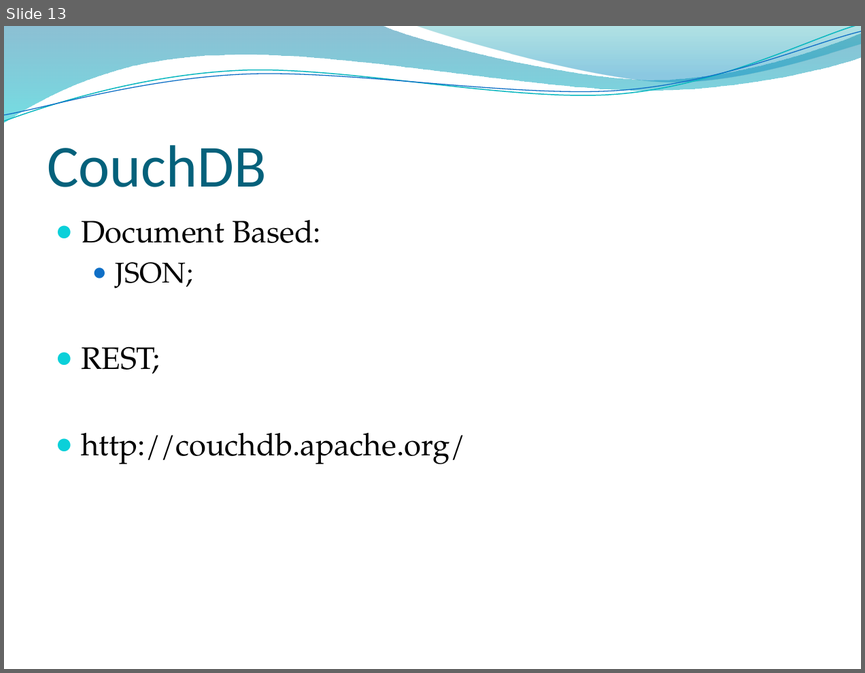
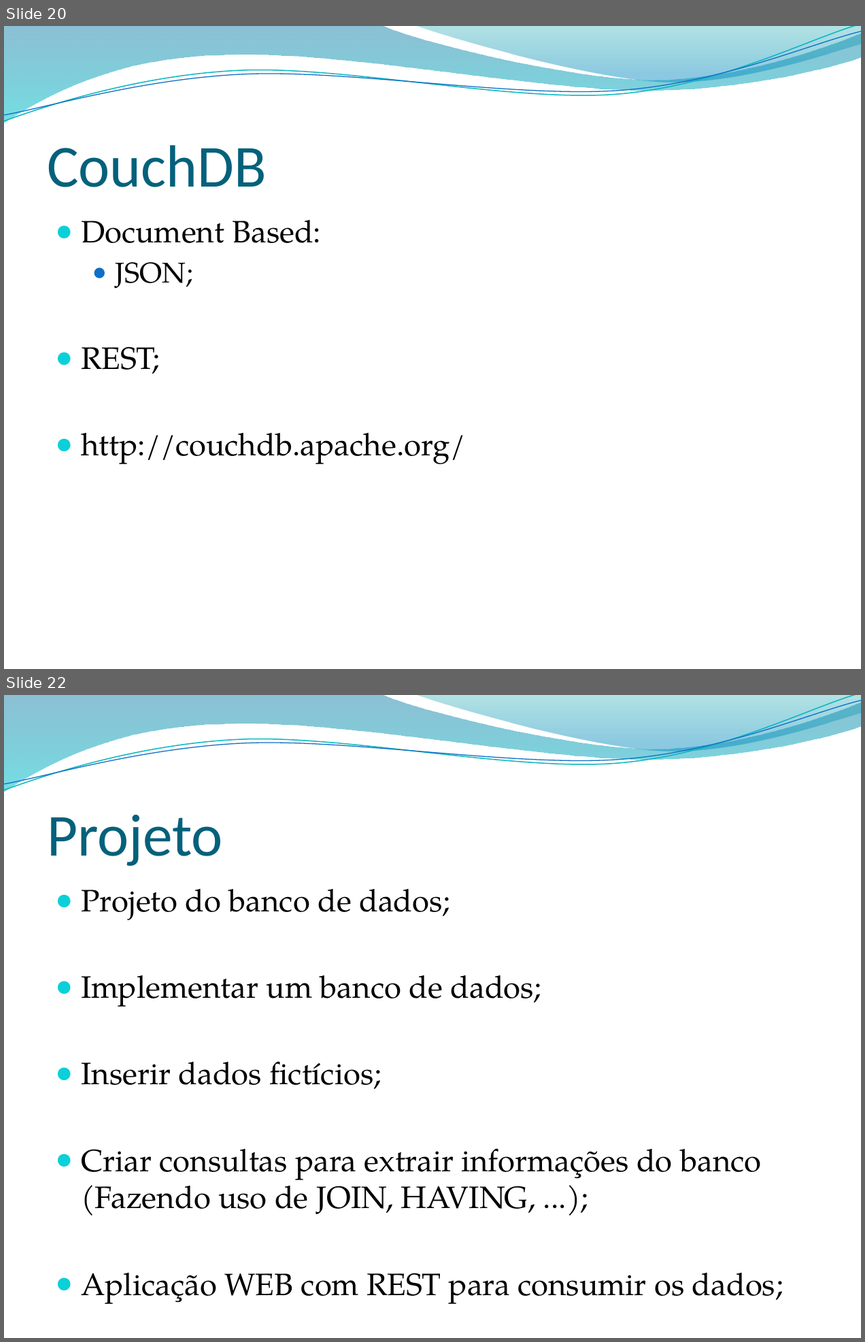
Before and after one commit to leonardopordeus/BD, a slide deck: Aula04.pptx. Shown one above the other, each under a label of ours: slide 13 before the commit, slides 20 and 22 after it; the slides between them are not shown. The pictures are 865x673 and 865x1342 pixels, drawn with LibreOffice and Linux fonts; fonts in the diff are those of the drawing; background and template pictures are left out. Boxes give left, top, right and bottom in pixels: in the first picture for what was removed or moved away, otherwise in the second. Text is boxed around its words. In the diff, an @@ line names an element or a change of style, - is before the commit and + after.

```diff
--- a/Aula04.pptx
+++ b/Aula04.pptx
@@ slide 22 added at (4,695,861,1338), background picture (left out); not listed: 4 template elements that a slide beside it also shows @@
@@ title added at (47,814,223,866), 50 pt, text #04617B @@
+Projeto
@@ text added at (81,889,783,1304), 26 pt, text #000000 @@
+● Projeto do banco de dados;
+● Implementar um banco de dados;
+● Inserir dados fictícios;
+● Criar consultas para extrair informações do banco (Fazendo uso de JOIN, HAVING, ...);
+● Aplicação WEB com REST para consumir os dados;
@@ what was slide 13 is now slide 20 @@
```
Also in this commit, not shown: 5 slides changed, 8 other slides added, 3 other files.
